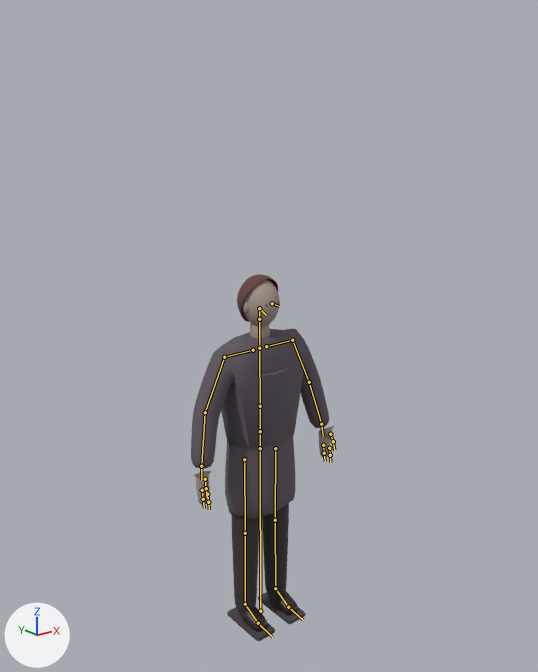
Before and after pictures for a commit that changed the glTF model models/city/people/resident_old_f_far.glb.
Rendered twice from a camera (50 mm lens) standing at (-1.8, -2.3, 2.25) and looking at (-0.03, -0.09, 1.36). Lighting does not change. The marker at lower left points along +X, +Y and +Z. The older version comes first. The bones that change, and the others that lie on the model, are drawn over the model as lines.

Names of what the first picture shows: 'human_noir'.
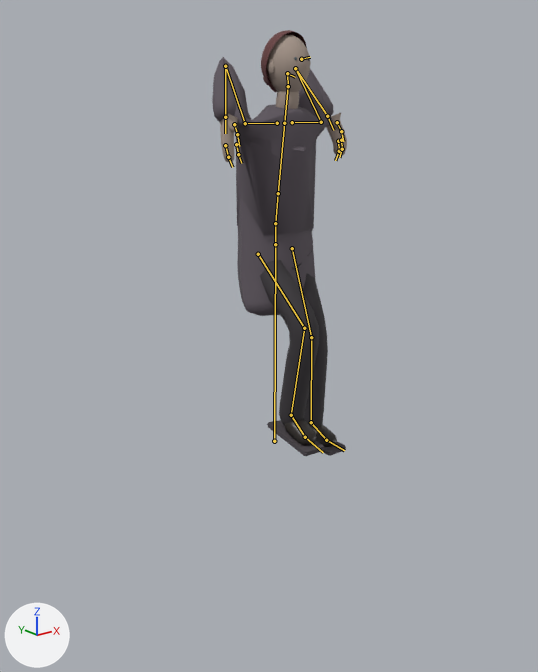
The newer file adds an action. The first version stands in its rest pose; the second is drawn at frame 37 of the action 'hatch_climb'.

Changed parts and their boxes [x1, y1, x2, y2] in the pictures (538 x 672 px):
'human_noir', posed (16% taller)
    before: [191, 274, 334, 641]
    after: [212, 30, 347, 456]
bone 'root', root to tip
    before: (260, 611) to (260, 448)
    after: (274, 441) to (275, 244)
bone 'spine', root to tip
    before: (260, 431) to (260, 406)
    after: (275, 223) to (278, 193)
bone 'head', root to tip
    before: (259, 319) to (259, 308)
    after: (288, 86) to (287, 73)
bone 'upper_arm.L', root to tip
    before: (292, 340) to (309, 382)
    after: (321, 122) to (295, 68)
bone 'forearm.L', root to tip
    before: (309, 382) to (321, 424)
    after: (295, 68) to (327, 116)
bone 'fingers_1.L', root to tip
    before: (323, 445) to (324, 453)
    after: (338, 141) to (339, 151)
bone 'upper_arm.R', root to tip
    before: (224, 357) to (205, 412)
    after: (245, 123) to (225, 66)
bone 'forearm.R', root to tip
    before: (205, 412) to (201, 466)
    after: (225, 66) to (225, 117)
bone 'fingers_1.R', root to tip
    before: (202, 490) to (203, 499)
    after: (225, 145) to (228, 157)
bone 'thigh.L', root to tip
    before: (275, 448) to (275, 520)
    after: (292, 248) to (311, 337)
bone 'shin.L', root to tip
    before: (275, 520) to (275, 588)
    after: (311, 337) to (311, 422)
bone 'thigh.R', root to tip
    before: (244, 459) to (245, 533)
    after: (258, 254) to (304, 328)
bone 'shin.R', root to tip
    before: (245, 533) to (245, 604)
    after: (304, 328) to (291, 415)

Edits to the bpy script that builds the scene:
```text
Change bone_root:
    where bone_root = bpy.data.objects['human_rig'].pose.bones['root']
    bone_root.location: (0.0, 0.0, 0.0) -> (0.0, 0.9, 0.1)
Change bone_spine:
    where bone_spine = bpy.data.objects['human_rig'].pose.bones['spine']  # child of 'pelvis'
    bone_spine.rotation_quaternion: (1.0, 0.0, 0.0, 0.0) -> (0.998, 0.07, 0.0, 0.0)  # degrees (0, 0, 0) -> degrees (8, 0, 0)
Change bone_head:
    where bone_head = bpy.data.objects['human_rig'].pose.bones['head']  # child of 'neck'
    bone_head.rotation_quaternion: (1.0, 0.0, 0.0, 0.0) -> (0.993, -0.122, 0.0, 0.0)  # degrees (0, 0, 0) -> degrees (-14, 0, 0)
Change bone_upper_arm_l:
    where bone_upper_arm_l = bpy.data.objects['human_rig'].pose.bones['upper_arm.L']  # child of 'shoulder.L'
    bone_upper_arm_l.rotation_quaternion: (1.0, 0.0, 0.0, 0.0) -> (0.39, 0.92, -0.04, -0.017)  # degrees (0, 0, 0) -> degrees (134, 0, -5)
Change bone_forearm_l:
    where bone_forearm_l = bpy.data.objects['human_rig'].pose.bones['forearm.L']  # child of 'upper_arm.L'
    bone_forearm_l.rotation_quaternion: (1.0, 0.0, 0.0, 0.0) -> (0.236, -0.972, 0.0, 0.0)  # degrees (0, 0, 0) -> degrees (-153, 0, 0)
Change bone_fingers_1_l:
    where bone_fingers_1_l = bpy.data.objects['human_rig'].pose.bones['fingers_1.L']  # child of 'hand.L'
    bone_fingers_1_l.rotation_quaternion: (1.0, 0.0, 0.0, 0.0) -> (0.986, 0.0, 0.0, 0.169)  # degrees (0, 0, 0) -> degrees (0, 0, 20)
Change bone_upper_arm_r:
    where bone_upper_arm_r = bpy.data.objects['human_rig'].pose.bones['upper_arm.R']  # child of 'shoulder.R'
    bone_upper_arm_r.rotation_quaternion: (1.0, 0.0, 0.0, 0.0) -> (0.39, 0.92, 0.04, 0.017)  # degrees (0, 0, 0) -> degrees (134, 0, 5)
Change bone_forearm_r:
    where bone_forearm_r = bpy.data.objects['human_rig'].pose.bones['forearm.R']  # child of 'upper_arm.R'
    bone_forearm_r.rotation_quaternion: (1.0, 0.0, 0.0, 0.0) -> (0.236, -0.972, 0.0, 0.0)  # degrees (0, 0, 0) -> degrees (-153, 0, 0)
Change bone_fingers_1_r:
    where bone_fingers_1_r = bpy.data.objects['human_rig'].pose.bones['fingers_1.R']  # child of 'hand.R'
    bone_fingers_1_r.rotation_quaternion: (1.0, 0.0, 0.0, 0.0) -> (0.986, 0.0, 0.0, -0.169)  # degrees (0, 0, 0) -> degrees (0, 0, -20)
Change bone_thigh_l:
    where bone_thigh_l = bpy.data.objects['human_rig'].pose.bones['thigh.L']  # child of 'pelvis'
    bone_thigh_l.rotation_quaternion: (1.0, 0.0, 0.0, 0.0) -> (0.985, -0.174, 0.0, 0.0)  # degrees (0, 0, 0) -> degrees (-20, 0, 0)
Change bone_shin_l:
    where bone_shin_l = bpy.data.objects['human_rig'].pose.bones['shin.L']  # child of 'thigh.L'
    bone_shin_l.rotation_quaternion: (1.0, 0.0, 0.0, 0.0) -> (0.985, 0.174, 0.0, 0.0)  # degrees (0, 0, 0) -> degrees (20, 0, 0)
Change bone_thigh_r:
    where bone_thigh_r = bpy.data.objects['human_rig'].pose.bones['thigh.R']  # child of 'pelvis'
    bone_thigh_r.rotation_quaternion: (1.0, 0.0, 0.0, 0.0) -> (0.906, -0.423, 0.0, 0.0)  # degrees (0, 0, 0) -> degrees (-50, 0, 0)
Change bone_shin_r:
    where bone_shin_r = bpy.data.objects['human_rig'].pose.bones['shin.R']  # child of 'thigh.R'
    bone_shin_r.rotation_quaternion: (1.0, 0.0, 0.0, 0.0) -> (0.866, 0.5, 0.0, 0.0)  # degrees (0, 0, 0) -> degrees (60, 0, 0)
```
